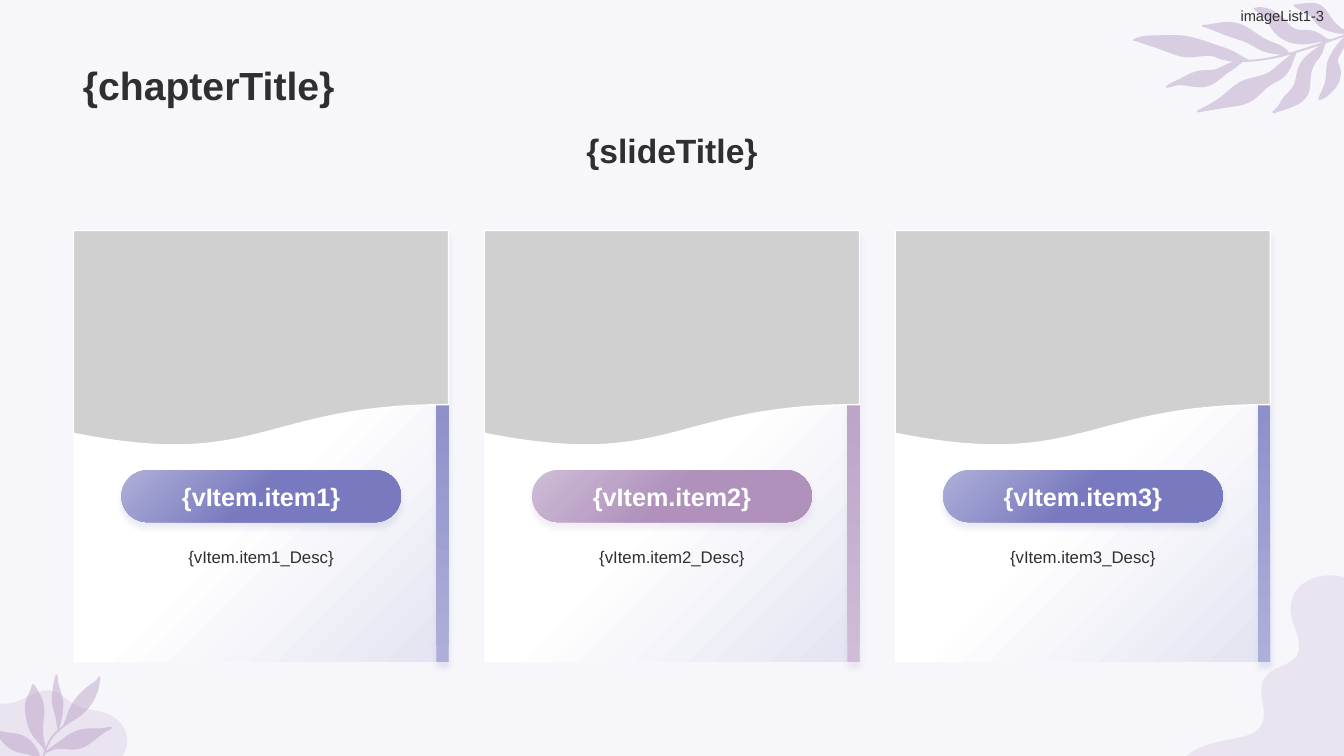
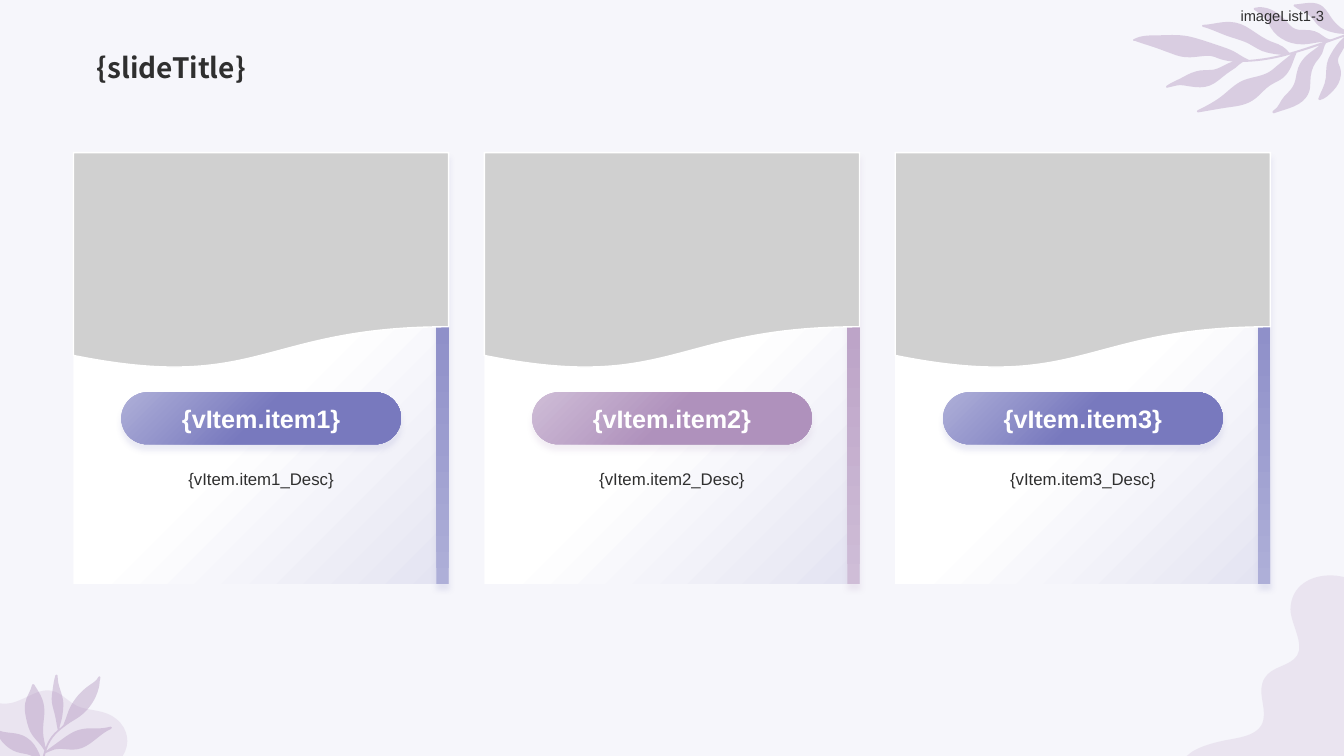
Before and after one commit to wmbamboo/bifang, a slide deck: slide 18 of frontend/public/template_ppt/template_2.pptx. Drawn at 1344x756 pixels with LibreOffice and Linux fonts; fonts in the diff are those of the drawing; grey boxes stand for pictures. Boxes give left, top, right and bottom in pixels: in the first picture for what was removed or moved away, otherwise in the second. Text is boxed around its words. In the diff, an @@ line names an element or a change of style, - is before the commit and + after.

```diff
--- a/frontend/public/template_ppt/template_2.pptx
+++ b/frontend/public/template_ppt/template_2.pptx
@@ text "{slideTitle}": place and size @@
-text "{slideTitle}" at (586,138,757,170)
+text "{slideTitle}" at (97,55,246,83)
@@ text "{slideTitle}" at (97,55,246,83): size 24 to 20 pt, font Arial to Noto Sans CJK SC; alignment centre to left; vertical alignment middle to bottom @@
@@ title removed at (83,71,335,108) @@
-{chapterTitle}
@@ 6 rectangles, 3 pictures, 3 rounded rectangles: place and size @@
-6 rectangles, 3 pictures, 3 rounded rectangles at (74,231,1270,662)
+6 rectangles, 3 pictures, 3 rounded rectangles at (74,152,1270,584)
@@ 3 texts: place and size @@
-3 texts at (188,551,1155,567)
+3 texts at (188,473,1155,489)
```
Also in this commit, not shown: 25 other slides changed, 19 other files.
